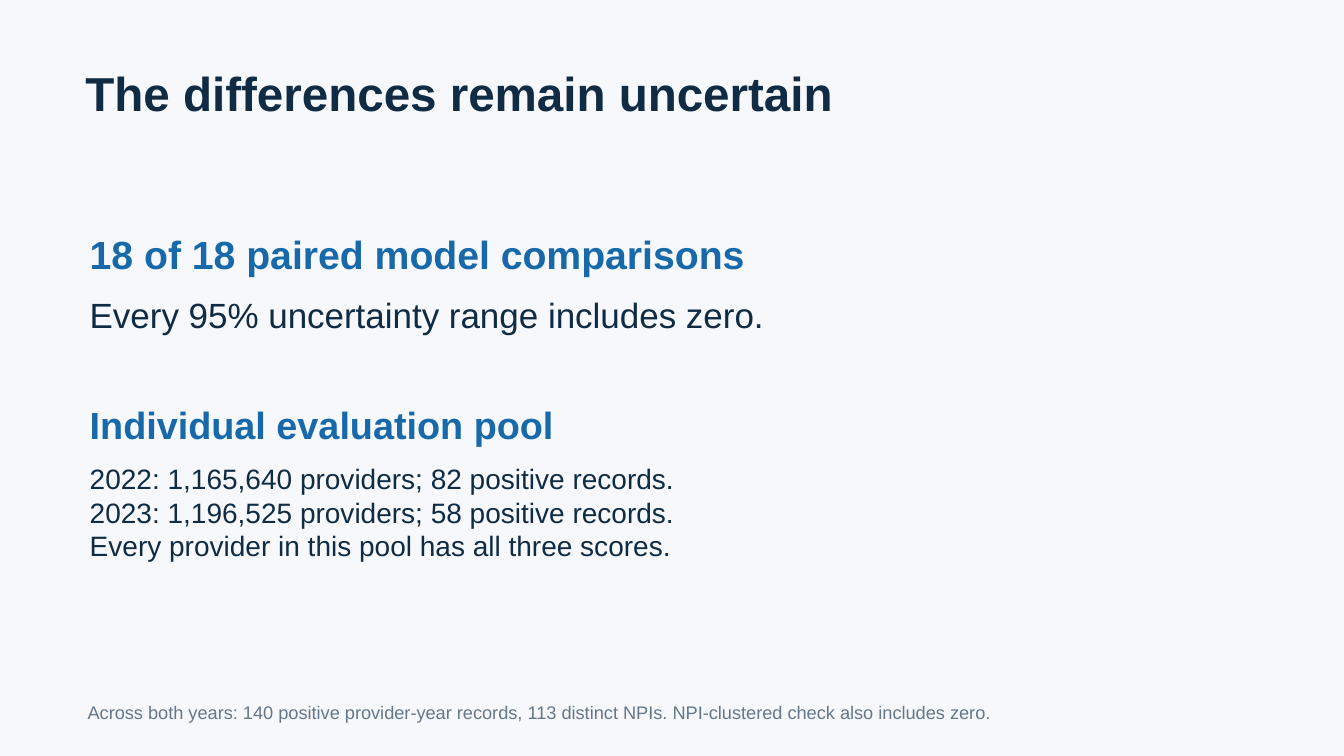
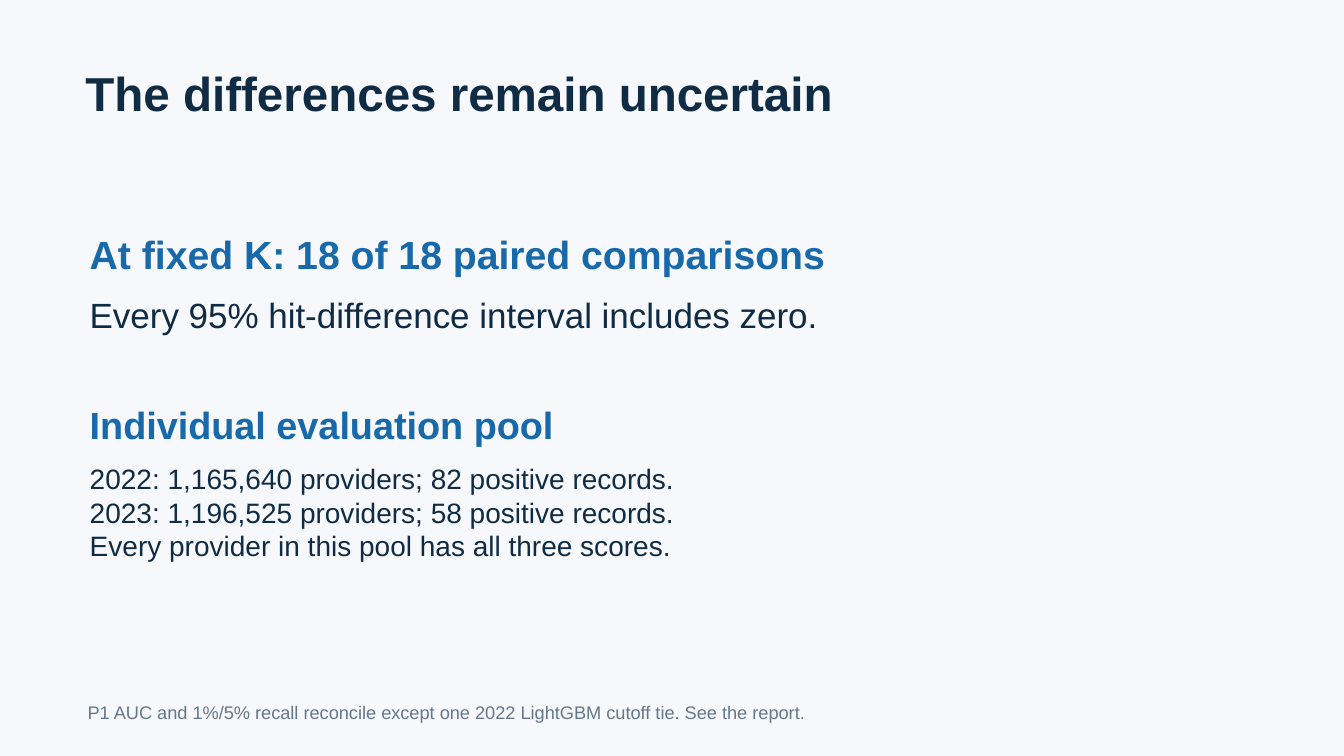
Before and after one commit to 23f2005056/mlba, a slide deck: slide 5 of presentation_figures/FraudLens_P4_Evaluation.pptx. Drawn at 1344x756 pixels with LibreOffice and Linux fonts; fonts in the diff are those of the drawing. Boxes give left, top, right and bottom in pixels: in the first picture for what was removed or moved away, otherwise in the second. Text is boxed around its words. In the diff, an @@ line names an element or a change of style, - is before the commit and + after.

Commit message:
Reconcile P1 test metrics and add peer baselines

```diff
--- a/presentation_figures/FraudLens_P4_Evaluation.pptx
+++ b/presentation_figures/FraudLens_P4_Evaluation.pptx
@@ text at [90,240,825,277]: text changed @@
-18 of 18 paired model comparisons
+At fixed K: 18 of 18 paired comparisons
@@ text at [90,302,818,335]: text changed @@
-Every 95% uncertainty range includes zero.
+Every 95% hit-difference interval includes zero.
@@ text at [88,706,804,723]: text changed @@
-Across both years: 140 positive provider-year records, 113 distinct NPIs. NPI-clustered check also includes zero.
+P1 AUC and 1%/5% recall reconcile except one 2022 LightGBM cutoff tie. See the report.
```
Also in this commit, not shown: 3 other slides changed, 14 other files.
